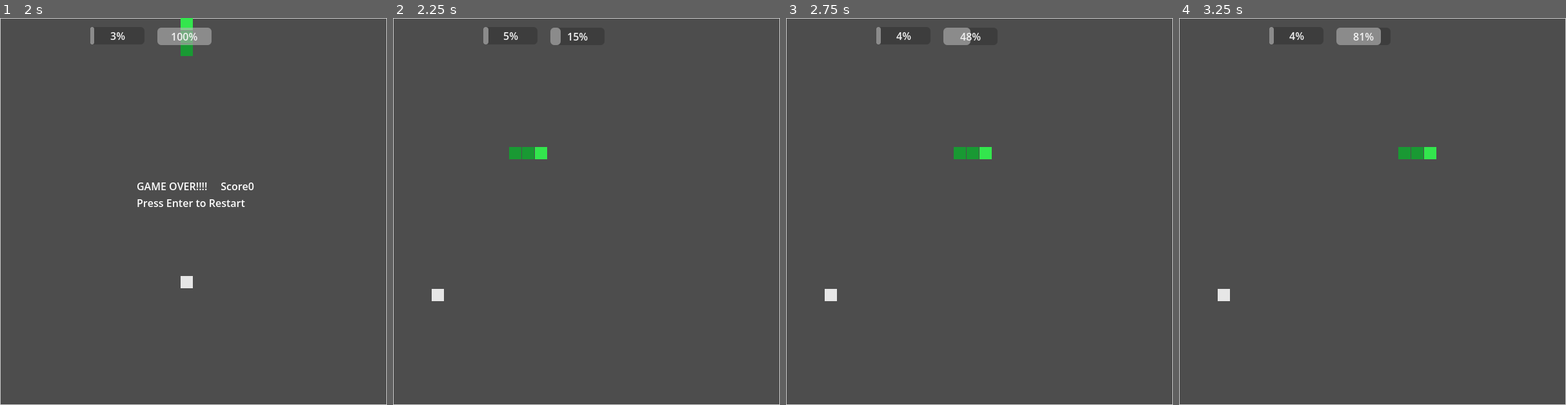
Above: before the commit, frames 1-4 (left to right).
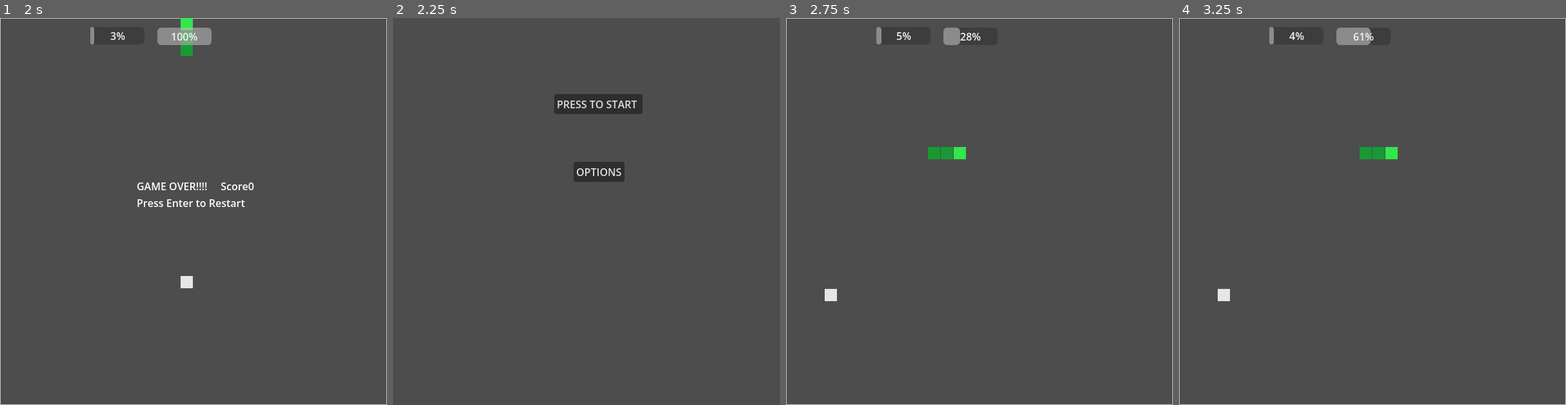
Above: after the commit, the same moments.

Repository: ansh33430w/snake-that-shrinks
Game: Godot game, scene res://main.tscn
Two runs of this game, one before a commit and one after it. Both use one fixed random seed, a clock stepped at 60 frames per second and the inputs below. The project has no main scene, so this scene is started directly.
Inputs (mouse positions are in pixels of both pictures, inside the frame that each line leads up to):
- Up to frame 1 (2 s): tap Enter (ui_accept) at 0.5, 0.6, 0.77, 1.07, 1.52, 1.55, 1.82 s; move the mouse to (174, 288) at 0.52 s; hold Up (ui_up) from 0.53 s (still down); click (174, 288) at 0.67 s; move the mouse to (309, 269) at 1.27 s; tap Alt at 1.35 s
- Up to frame 2 (2.25 s): tap Enter (ui_accept) at 2 s; move the mouse to (470, 153) at 2.02 s; release Up (ui_up) at 2.03 s; hold Left (ui_left) from 2.03 s (still down); tap Shift at 2.1 s
- Up to frame 3 (2.75 s): keep holding Left (ui_left); tap Enter (ui_accept) at 2.3 s
- Up to frame 4 (3.25 s): keep holding Left (ui_left); move the mouse to (1391, 211) at 2.77 s; tap Enter (ui_accept) at 2.85, 3.02 s; click (1391, 211) at 2.92 s

Frame 1 is identical in both runs. In frame 2, 3.1% of the frame differs, in the area x 0-100%, y 0-100%; in frame 3, 0.6%; in frame 4, 0.7%.

Commit message:
added main menu scene and connect it to main scene and made that if sanke died it iwill load the menu after it

Diff:
--- a/main.gd
+++ b/main.gd
@@ -23,7 +23,10 @@
 var food  := Vector2i(-1,-1)
 var score : = 0
 
-var mov_interwel =.12
+var mov_interwelbase =.12
+var mov_interwelmin=0.12
+var sppedinc = 0.003
+var mov_interwel = mov_interwelbase
 var snake :Array = []
 var direc := Vector2i(1,0)
 var nextdirec := Vector2i(1,0)
@@ -44,7 +47,7 @@
 func _process(delta: float) -> void:
 	if gameover :
 		if Input.is_action_just_pressed("ui_accept"):
-			get_tree().reload_current_scene()
+			get_tree().change_scene_to_file("res://mainmenu.tscn")
 
 		return
 	movement()
@@ -154,3 +157,4 @@
 func difficultyupdate() -> void:
 	timerAmax = max(timerAmax_base-(score*difficultyinc),timerAmax_min)
 	progress_bar.max_value = timerAmax
+	mov_interwel=max(mov_interwelbase - (score*sppedinc),mov_interwelmin)
--- /dev/null
+++ b/mainmenu.gd
@@ -0,0 +1,26 @@
+extends Control
+
+@onready var start: Button = $start
+@onready var options: Button = $OPTIONS
+
+
+
+func _ready() -> void:
+	start.pressed.connect(_on_start_pressed)
+	options.pressed.connect(_on_options_pressed)
+
+
+
+func _process(delta: float) -> void:
+	if Input.is_action_just_pressed("ui_accept"):
+		_on_start_pressed()
+
+
+func _on_start_pressed() -> void:
+	get_tree().change_scene_to_file("res://main.tscn")
+
+
+
+
+func _on_options_pressed() -> void:
+	pass # Replace with function body.
--- /dev/null
+++ b/mainmenu.tscn
@@ -0,0 +1,31 @@
+[gd_scene format=3 uid="uid://cpb7nadskwtld"]
+
+[ext_resource type="Script" uid="uid://3qlm6fwetyca" path="res://mainmenu.gd" id="1_cmhrf"]
+
+[sub_resource type="SystemFont" id="SystemFont_d2nv2"]
+font_names = PackedStringArray("Noto Sans Elymaic", "MathJax_Fraktur", "")
+
+[node name="mainmenu" type="Control" unique_id=2049605291]
+layout_mode = 3
+anchors_preset = 0
+script = ExtResource("1_cmhrf")
+
+[node name="start" type="Button" parent="." unique_id=966207174]
+layout_mode = 0
+offset_left = 250.0
+offset_top = 118.0
+offset_right = 387.0
+offset_bottom = 149.0
+text = "PRESS TO START "
+
+[node name="OPTIONS" type="Button" parent="." unique_id=2102983764]
+layout_mode = 0
+offset_left = 280.0
+offset_top = 223.0
+offset_right = 358.0
+offset_bottom = 254.0
+theme_override_fonts/font = SubResource("SystemFont_d2nv2")
+text = "OPTIONS"
+
+[connection signal="pressed" from="start" to="." method="_on_start_pressed"]
+[connection signal="pressed" from="OPTIONS" to="." method="_on_options_pressed"]
--- /dev/null
+++ b/start.gd
@@ -0,0 +1,11 @@
+extends Label
+
+
+# Called when the node enters the scene tree for the first time.
+func _ready() -> void:
+	pass # Replace with function body.
+
+
+# Called every frame. 'delta' is the elapsed time since the previous frame.
+func _process(delta: float) -> void:
+	pass
Not shown, added: mainmenu.gd.uid
Not shown, added: start.gd.uid
